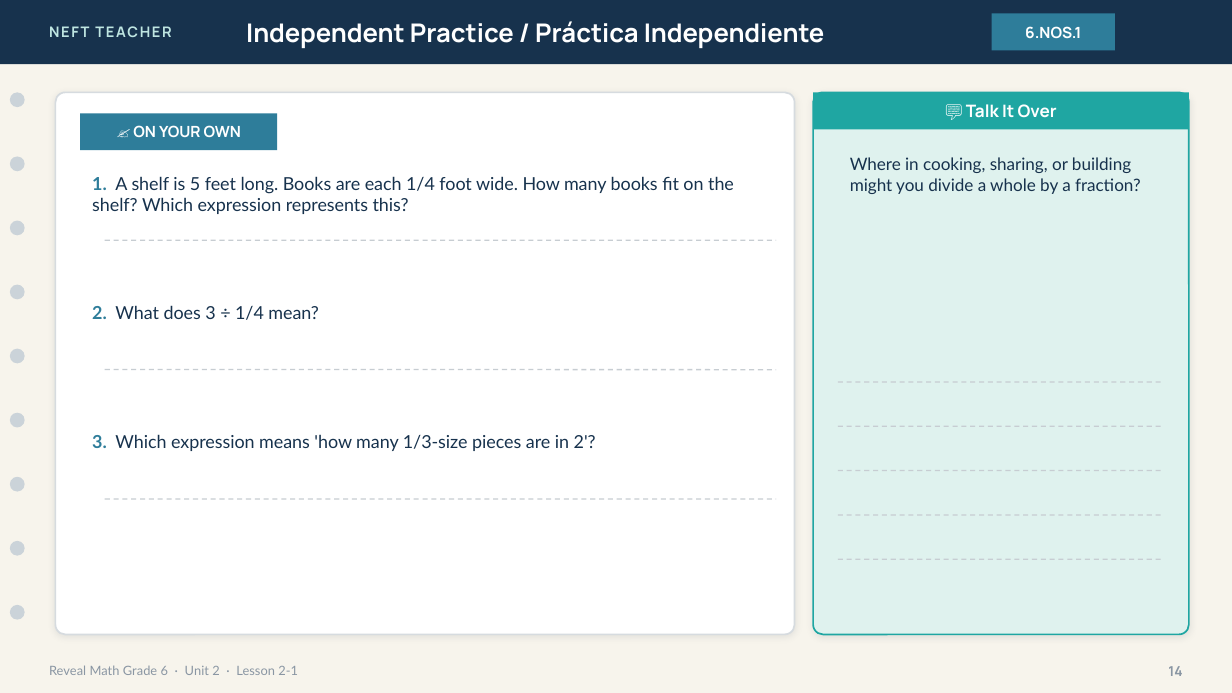
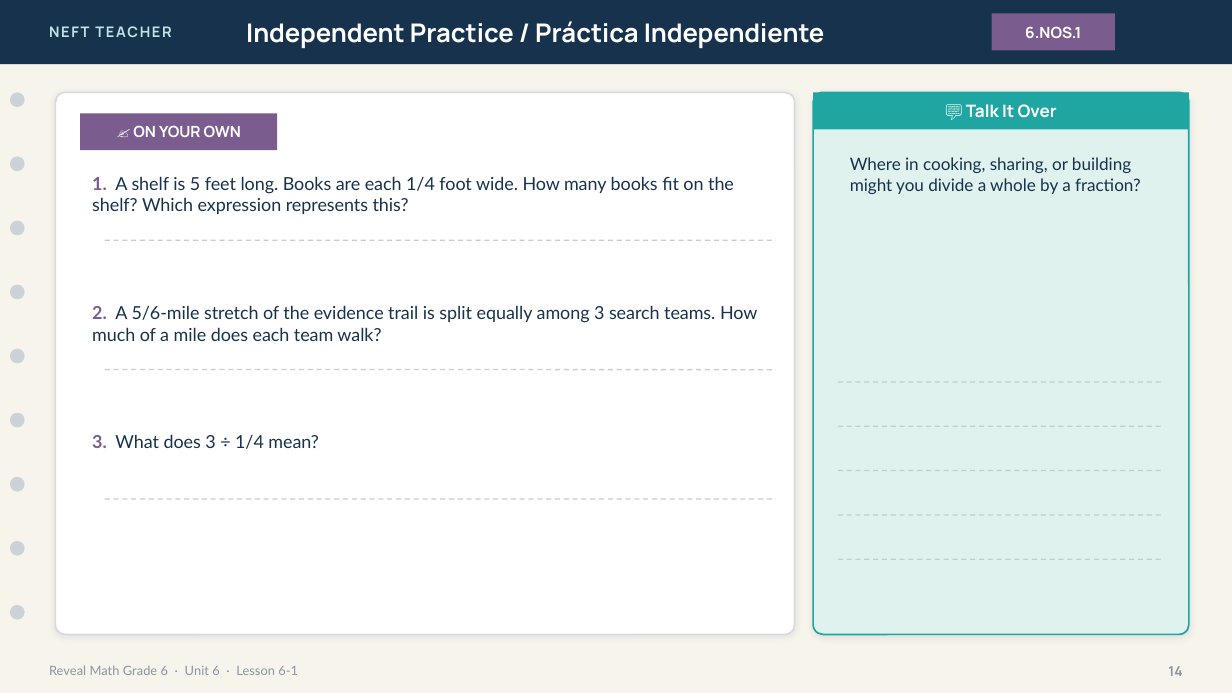
Before and after one commit to Baltimoreteacher1/neft-classroom-html-activities, a slide deck: slide 14 of lessons/6-1/slides.pptx. Drawn at 1232x693 pixels with LibreOffice and Linux fonts; fonts in the diff are those of the drawing. Boxes give left, top, right and bottom in pixels: in the first picture for what was removed or moved away, otherwise in the second. Text is boxed around its words. In the diff, an @@ line names an element or a change of style, - is before the commit and + after.

```diff
--- a/lessons/6-1/slides.pptx
+++ b/lessons/6-1/slides.pptx
@@ rectangle "6.NOS.1" at bbox=[992, 14, 1115, 51]: fill #2E7D9A to #7A5C8E @@
@@ rectangle "✍️ ON YOUR OWN" at bbox=[80, 113, 277, 150]: fill #2E7D9A to #7A5C8E @@
@@ text "1. A shelf is 5 ..." at bbox=[92, 176, 734, 214]: text colour #2E7D9A to #7A5C8E in "1." @@
@@ text at bbox=[92, 305, 757, 341]: text changed @@
-2. What does 3 ÷ 1/4 mean?
+2. A 5/6-mile stretch of the evidence trail is split equally among 3 search teams. How much of a mile does each team walk?
@@ text at bbox=[92, 434, 319, 449]: text changed @@
-3. Which expression means 'how many 1/3-size pieces are in 2'?
+3. What does 3 ÷ 1/4 mean?
@@ text at bbox=[49, 665, 298, 675]: text changed @@
-Reveal Math Grade 6 · Unit 2 · Lesson 2-1
+Reveal Math Grade 6 · Unit 6 · Lesson 6-1
```
Also in this commit, not shown: 16 other slides changed, 35 other files.
